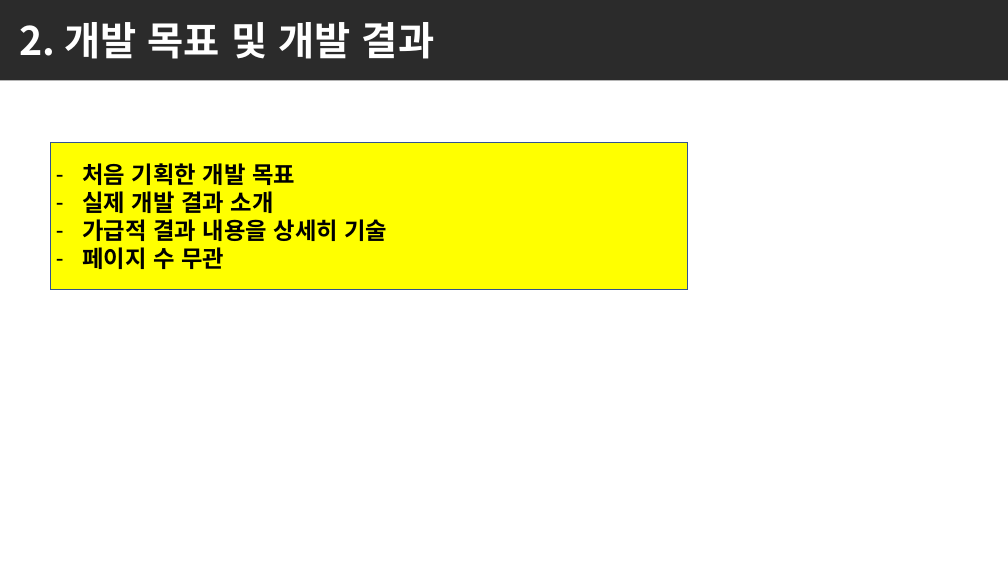
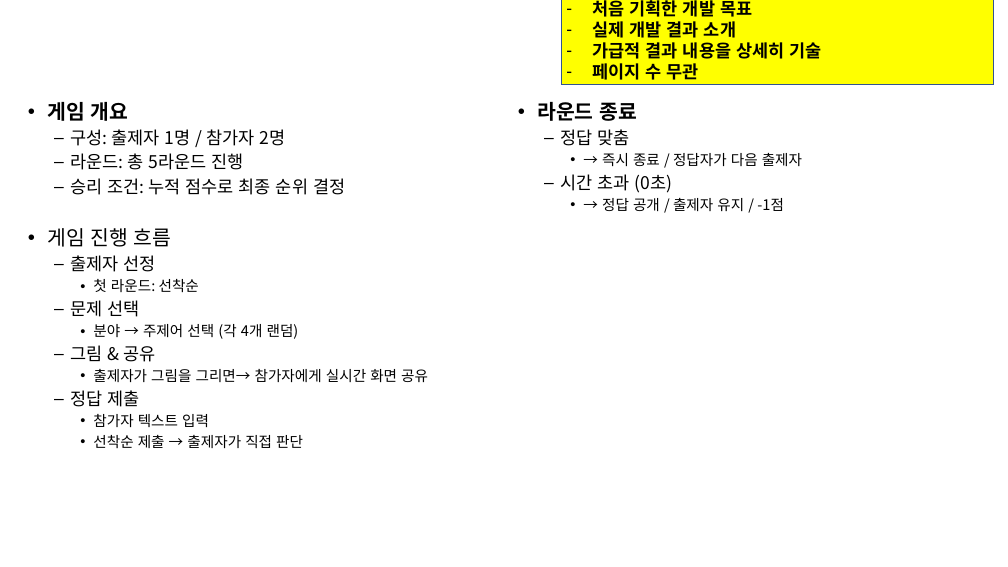
Before and after one commit to jewon1230-wq/For_transfer_files_jw, a slide deck: slide 4 of LG_부트캠프_12기_C반_프로젝트일정_및_최종제출결과물_3팀/LG_부트캠프_12기_C반_최종결과물(3팀)/결과보고서/4.LG_부트캠프_12기_C반_결과보고서(3팀)_v1.pptx. Drawn at 1008x567 pixels with LibreOffice and Linux fonts; fonts in the diff are those of the drawing; background and template pictures are left out; a plain dark background stands for a picture behind light text. Boxes give left, top, right and bottom in pixels: in the first picture for what was removed or moved away, otherwise in the second. Text is boxed around its words. In the diff, an @@ line names an element or a change of style, - is before the commit and + after.

```diff
--- a/LG_부트캠프_12기_C반_프로젝트일정_및_최종제출결과물_3팀/LG_부트캠프_12기_C반_최종결과물(3팀)/결과보고서/4.LG_부트캠프_12기_C반_결과보고서(3팀)_v1.pptx
+++ b/LG_부트캠프_12기_C반_프로젝트일정_및_최종제출결과물_3팀/LG_부트캠프_12기_C반_최종결과물(3팀)/결과보고서/4.LG_부트캠프_12기_C반_결과보고서(3팀)_v1.pptx
@@ text at [19,22,434,59]: text changed @@
-2. 개발 목표 및 개발 결과
+2. 게임 개요 & 진행
@@ rectangle "처음 기획한 개발 목표": place and size @@
-rectangle "처음 기획한 개발 목표" at [51,143,688,289]
+rectangle "처음 기획한 개발 목표" at [561,0,994,85]
@@ rectangle "처음 기획한 개발 목표" at [561,0,994,85]: size 32 to 24 pt @@
@@ rectangle removed at [0,80,1008,567] @@
@@ text added at [47,102,428,448], 20 pt, text #000000 @@
+• 게임 개요
+  – 구성: 출제자 1명 / 참가자 2명
+  – 라운드: 총 5라운드 진행
+  – 승리 조건: 누적 점수로 최종 순위 결정
+• 게임 진행 흐름
+  – 출제자 선정
+    • 첫 라운드: 선착순
+  – 문제 선택
+    • 분야 → 주제어 선택 (각 4개 랜덤)
+  – 그림 & 공유
+    • 출제자가 그림을 그리면→ 참가자에게 실시간 화면 공유
+  – 정답 제출
+    • 참가자 텍스트 입력
+    • 선착순 제출 → 출제자가 직접 판단
@@ text added at [537,102,802,211], 20 pt, text #000000 @@
+• 라운드 종료
+  – 정답 맞춤
+    • → 즉시 종료 / 정답자가 다음 출제자
+  – 시간 초과 (0초)
+    • → 정답 공개 / 출제자 유지 / -1점
```
Also in this commit, not shown: 6 other slides changed, 2 slides added.
